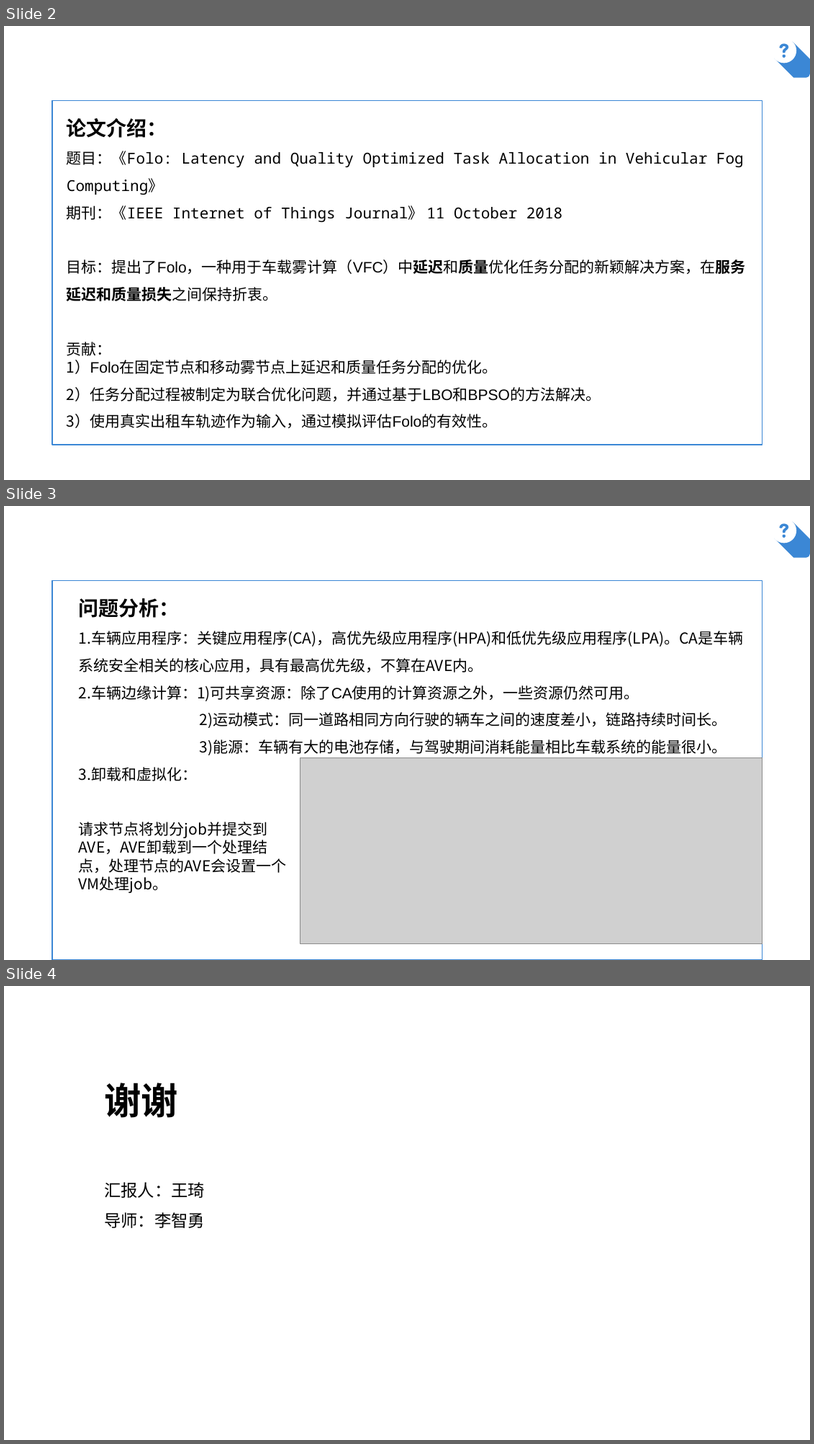
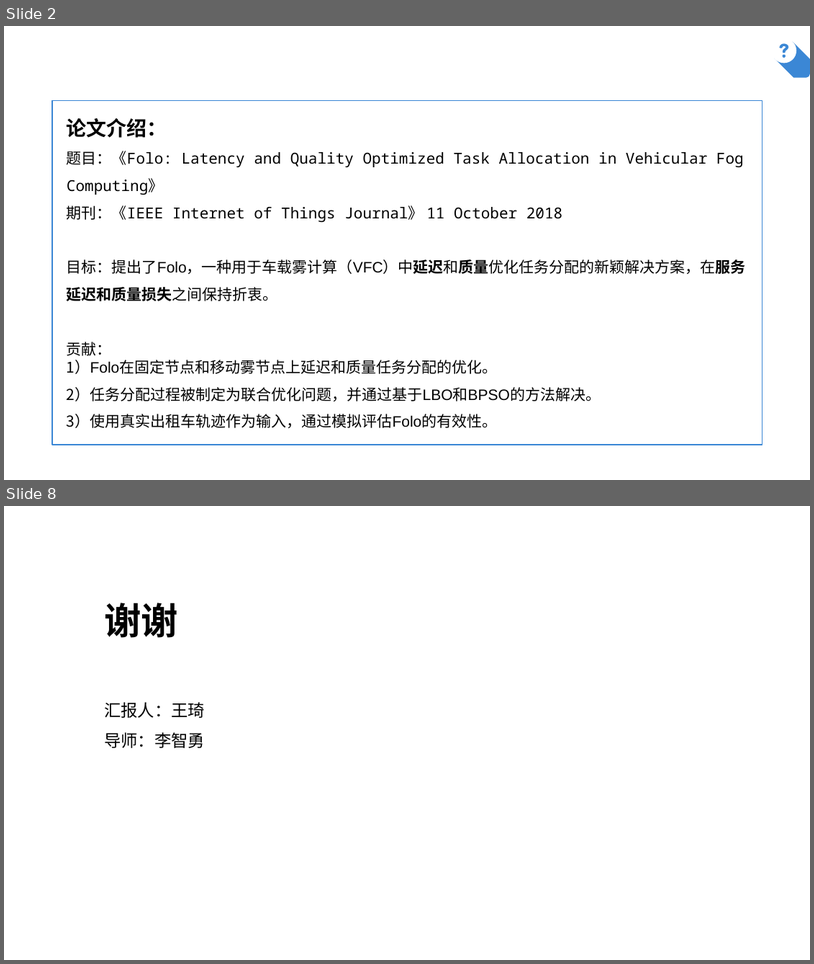
Before and after one commit to AlfredChiang/Mobile-Edge-Computing, a slide deck: Folo Latency andQuality Optimized Task Allocation in Vehicular Fog Computing/2018-11-20.pptx. Shown one above the other, each under a label of ours: slides 2, 3 and 4 before the commit, slides 2 and 8 after it; the slides between them are not shown. The pictures are 814x1444 and 814x964 pixels, drawn with LibreOffice and Linux fonts; fonts in the diff are those of the drawing; grey boxes stand for pictures; background and template pictures are left out. Boxes give left, top, right and bottom in pixels: in the first picture for what was removed or moved away, otherwise in the second. Text is boxed around its words. In the diff, an @@ line names an element or a change of style, - is before the commit and + after.

```diff
--- a/Folo Latency andQuality Optimized Task Allocation in Vehicular Fog Computing/2018-11-20.pptx
+++ b/Folo Latency andQuality Optimized Task Allocation in Vehicular Fog Computing/2018-11-20.pptx
@@ slide 3 removed at (4, 506, 810, 960), background picture (left out) @@
@@ line removed from (755, 555) to (755, 513) @@
@@ freeform shape removed at (772, 518, 797, 543) @@
@@ freeform shape removed at (775, 522, 810, 558) @@
@@ parallelogram removed at (52, 580, 763, 960) @@
@@ text removed at (79, 598, 744, 781) @@
-问题分析：
-1.车辆应用程序：关键应用程序(CA)，高优先级应用程序(HPA)和低优先级应用程序(LPA)。CA是车辆系统安全相关的核心应用，具有最高优先级，不算在AVE内。
-2.车辆边缘计算：1)可共享资源：除了CA使用的计算资源之外，一些资源仍然可用。
-2)运动模式：同一道路相同方向行驶的辆车之间的速度差小，链路持续时间长。
-3)能源：车辆有大的电池存储，与驾驶期间消耗能量相比车载系统的能量很小。
-3.卸载和虚拟化：
@@ picture removed at (300, 758, 762, 943) @@
@@ text removed at (79, 821, 287, 893) @@
-请求节点将划分job并提交到AVE，AVE卸载到一个处理结点，处理节点的AVE会设置一个VM处理job。
@@ what was slide 4 is now slide 8 @@
```
Also in this commit, not shown: 5 slides added, 1 other file.
